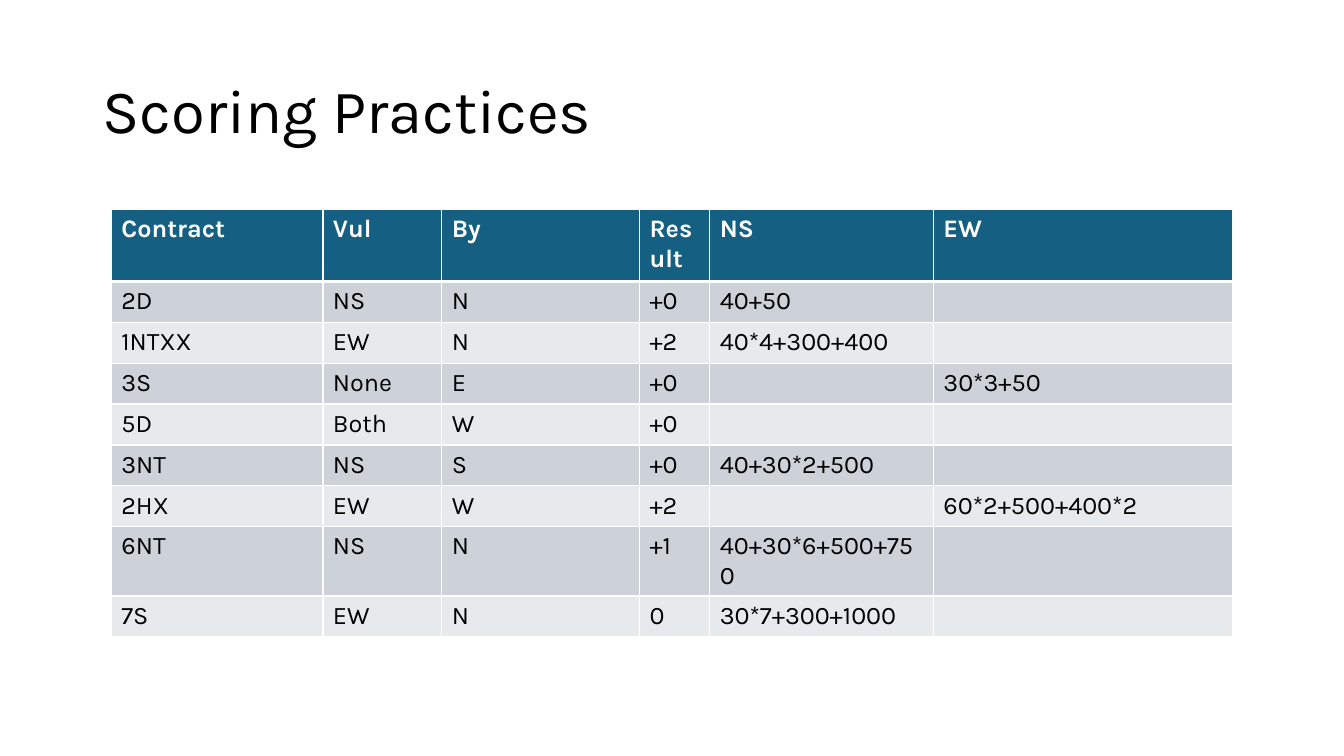
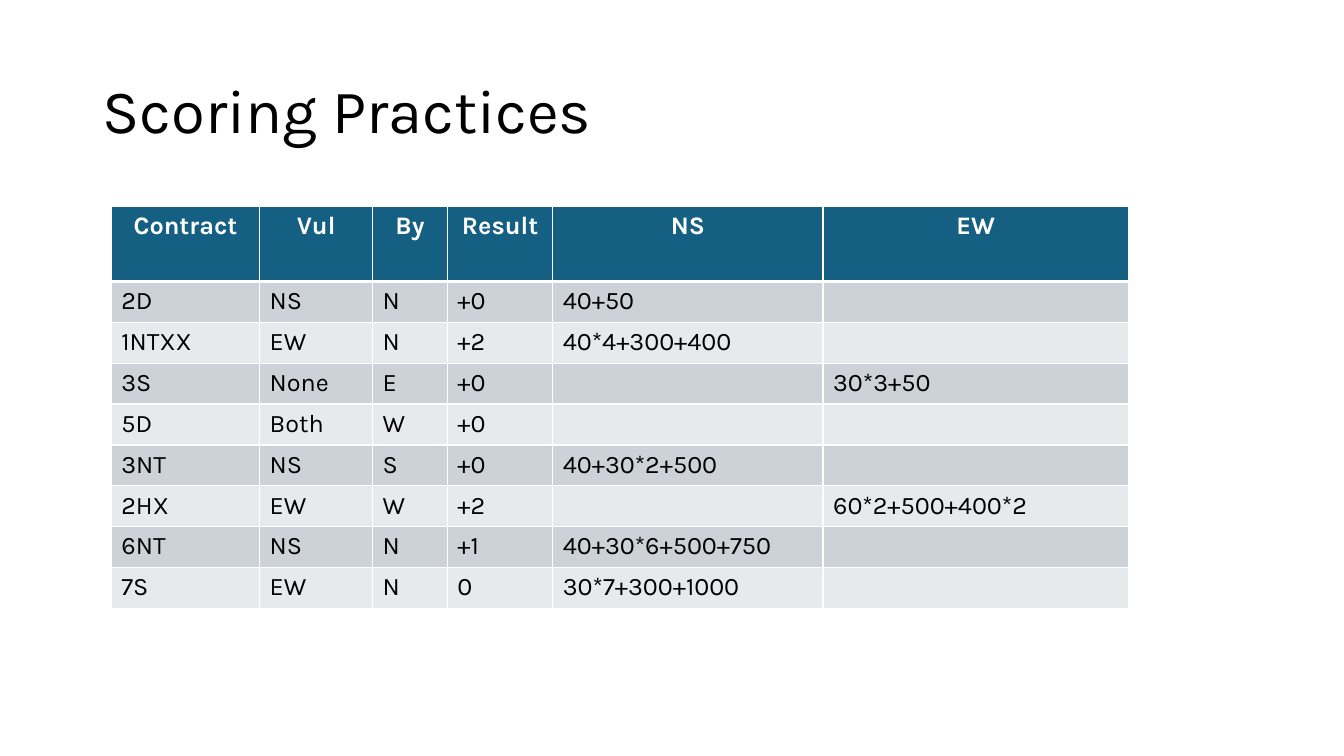
Before and after one commit to sywhub/bridge101, a slide deck: slide 13 of class.pptx (slide 10 before the commit). Drawn at 1344x756 pixels with LibreOffice and Linux fonts; fonts in the diff are those of the drawing; background and template pictures are left out. Boxes give left, top, right and bottom in pixels: in the first picture for what was removed or moved away, otherwise in the second. Text is boxed around its words. In the diff, an @@ line names an element or a change of style, - is before the commit and + after.

```diff
--- a/class.pptx
+++ b/class.pptx
@@ table at [111, 207, 1128, 609] @@
@@ alignment left to centre @@
@@ table: place and size @@
-table at [111, 210, 1233, 629]
+table at [111, 207, 1128, 609]
```
Also in this commit, not shown: 11 other slides changed, 3 slides added, 3 slides removed, 3 other files.
